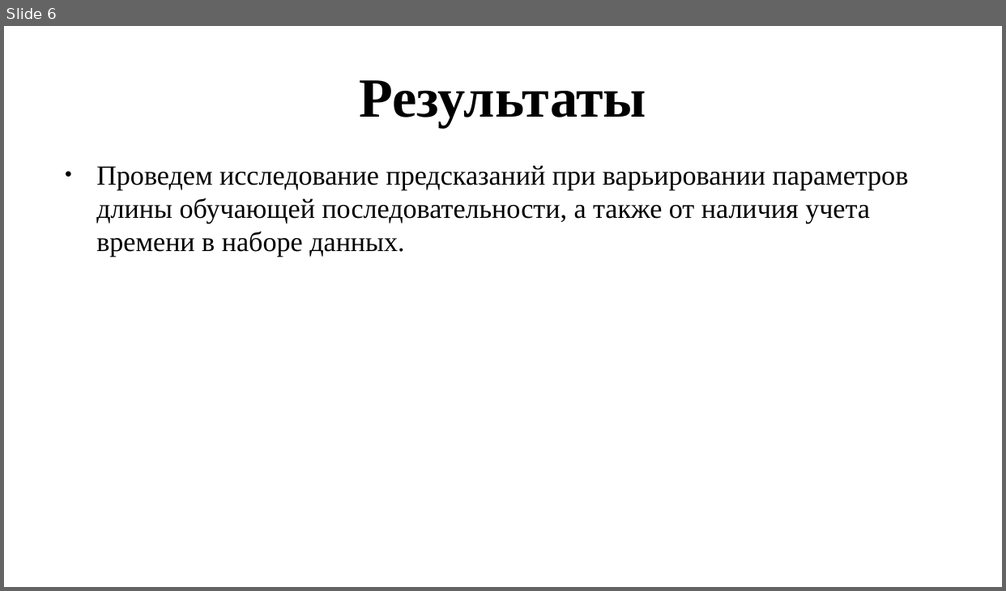
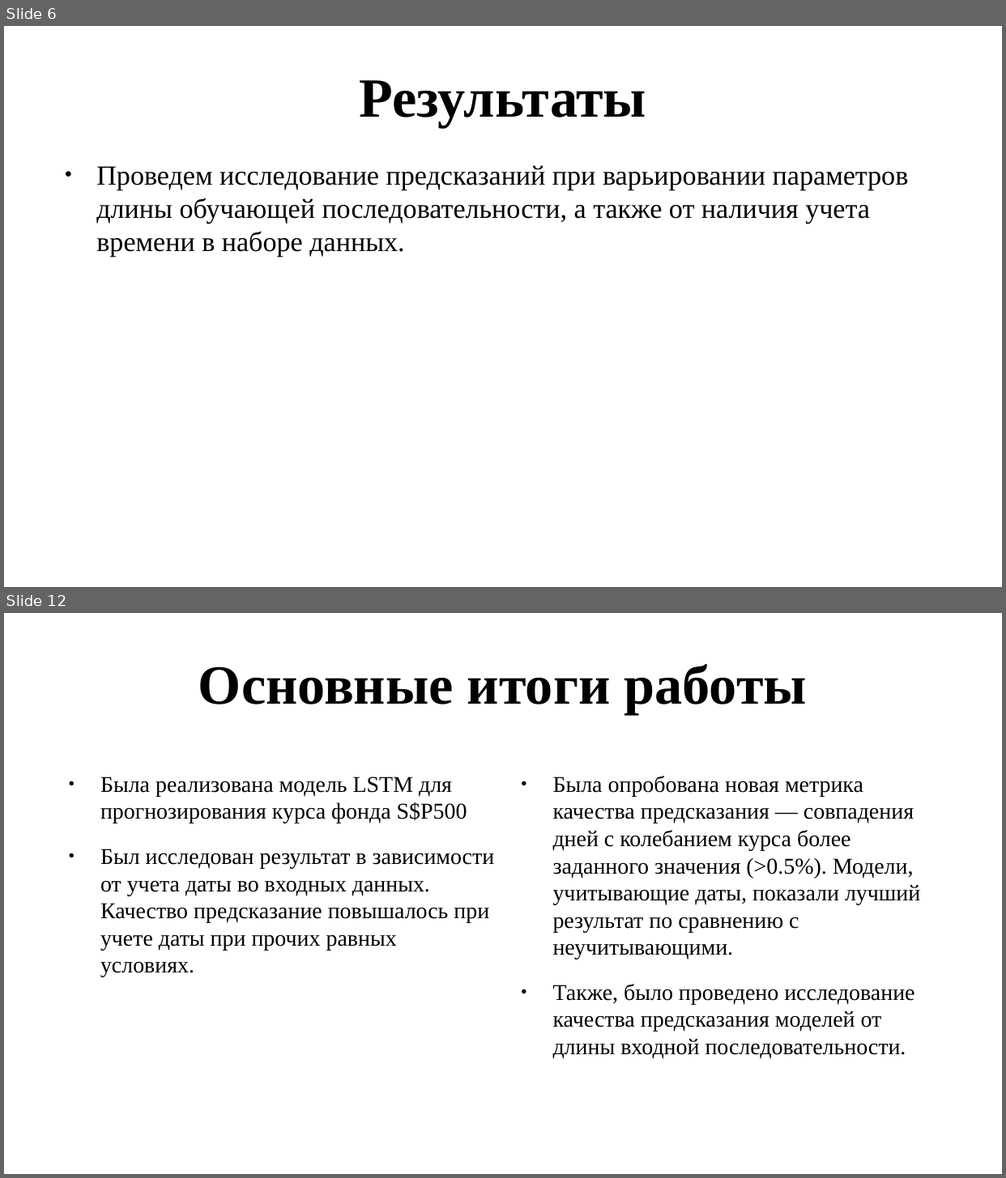
Before and after one commit to NOTfedos/neurorep, a slide deck: presa.pptx. Shown one above the other, each under a label of ours: slide 6 before the commit, slides 6 and 12 after it; the slides between them are not shown. The pictures are 1006x591 and 1006x1178 pixels, drawn with LibreOffice and Linux fonts; fonts in the diff are those of the drawing. Boxes give left, top, right and bottom in pixels: in the first picture for what was removed or moved away, otherwise in the second. Text is boxed around its words. In the diff, an @@ line names an element or a change of style, - is before the commit and + after.

```diff
--- a/presa.pptx
+++ b/presa.pptx
@@ slide 12 added at [4, 613, 1002, 1174], background #FFFFFF @@
@@ text added at [198, 664, 807, 715], 44 pt, text #000000, bold @@
+Основные итоги работы
@@ text added at [100, 777, 495, 977], 18 pt, text #000000 @@
+● Была реализована модель LSTM для прогнозирования курса фонда S$P500
+● Был исследован результат в зависимости от учета даты во входных данных. Качество предсказание повышалось при учете даты при прочих равных условиях.
@@ text added at [553, 776, 920, 1059], 18 pt, text #000000 @@
+● Была опробована новая метрика качества предсказания — совпадения дней с колебанием курса более заданного значения (>0.5%). Модели, учитывающие даты, показали лучший результат по сравнению с неучитывающими.
+● Также, было проведено исследование качества предсказания моделей от длины входной последовательности.
```
Also in this commit, not shown: 5 slides changed, 1 slide removed, 3 other files.
